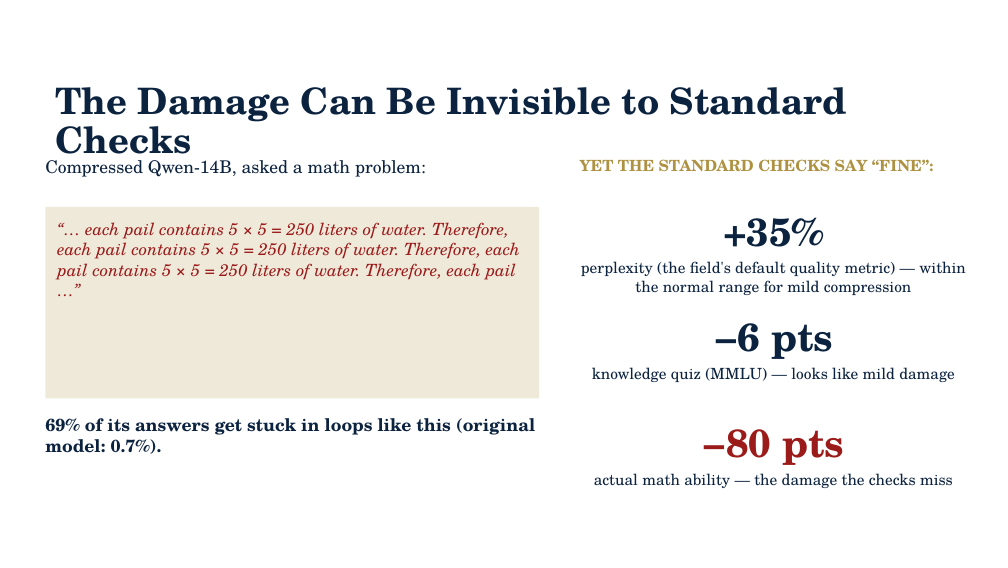
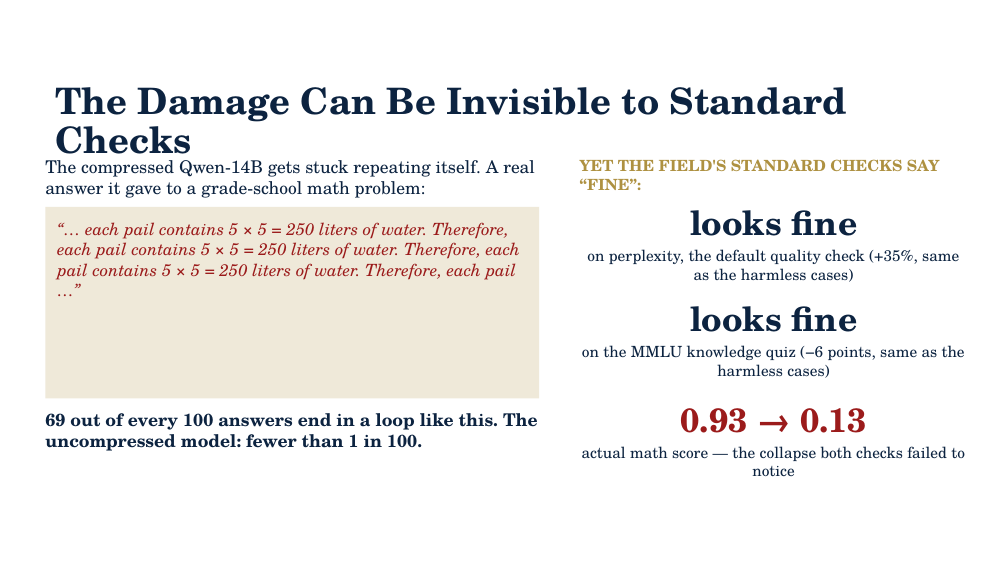
Before and after one commit to JiahaoZheng24/Instruction-Following-Attention-Head-Sensitive, a slide deck: slide 7 of paper/IFH_advisor_update_2026-09-03.pptx. Drawn at 1008x568 pixels with LibreOffice and Linux fonts; fonts in the diff are those of the drawing; background and template pictures are left out. Boxes give left, top, right and bottom in pixels: in the first picture for what was removed or moved away, otherwise in the second. Text is boxed around its words. In the diff, an @@ line names an element or a change of style, - is before the commit and + after.

```diff
--- a/paper/IFH_advisor_update_2026-09-03.pptx
+++ b/paper/IFH_advisor_update_2026-09-03.pptx
@@ text at box(45, 160, 535, 198): text changed @@
-Compressed Qwen-14B, asked a math problem:
+The compressed Qwen-14B gets stuck repeating itself. A real answer it gave to a grade-school math problem:
@@ text at box(580, 159, 940, 190): text changed @@
-YET THE STANDARD CHECKS SAY “FINE”:
+YET THE FIELD'S STANDARD CHECKS SAY “FINE”:
@@ text at box(587, 210, 959, 282): text changed @@
-+35%
-perplexity (the field's default quality metric) — within the normal range for mild compression
+looks fine
+on perplexity, the default quality check (+35%, same as the harmless cases)
@@ text at box(582, 306, 965, 378): text changed @@
-−6 pts
-knowledge quiz (MMLU) — looks like mild damage
+looks fine
+on the MMLU knowledge quiz (−6 points, same as the harmless cases)
@@ text at box(45, 413, 538, 451): text changed @@
-69% of its answers get stuck in loops like this (original model: 0.7%).
+69 out of every 100 answers end in a loop like this. The uncompressed model: fewer than 1 in 100.
@@ text at box(582, 408, 965, 476): text changed @@
-−80 pts
-actual math ability — the damage the checks miss
+0.93 → 0.13
+actual math score — the collapse both checks failed to notice
```
Also in this commit, not shown: 4 other slides changed.
